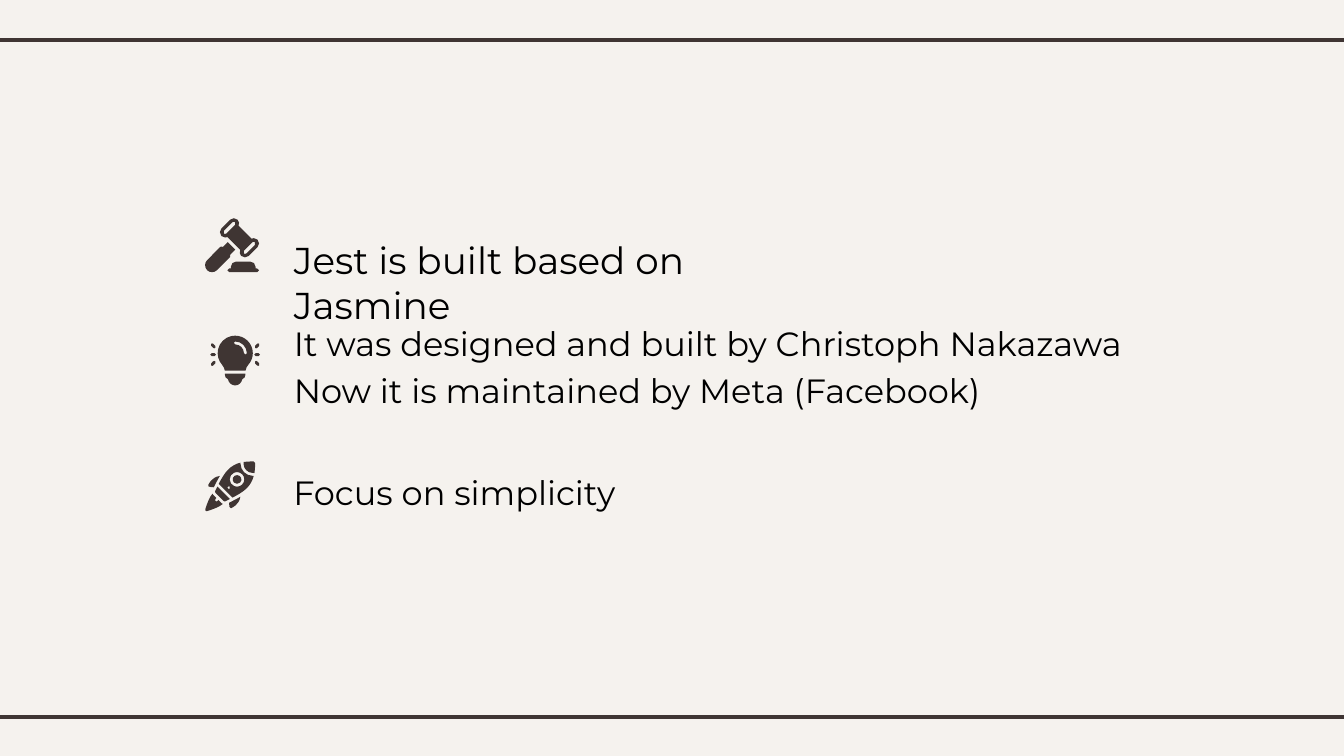
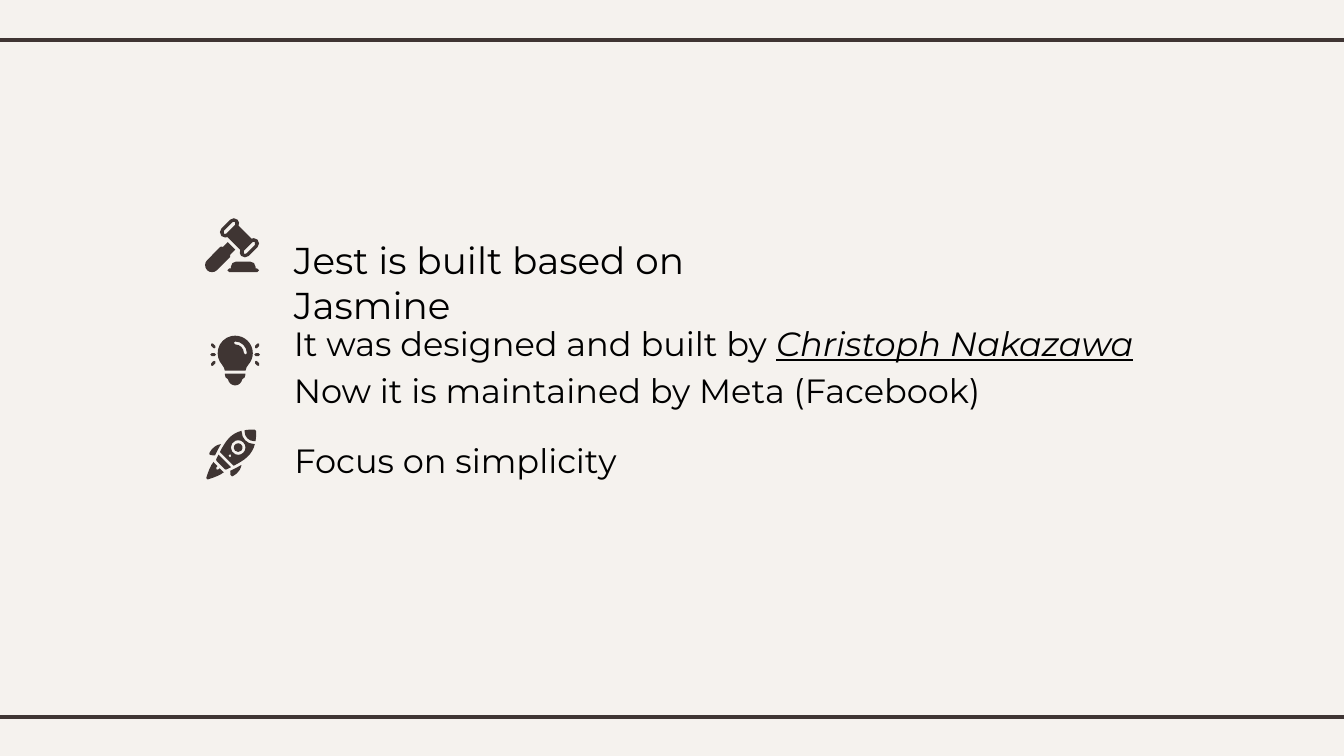
Before and after one commit to xWyvernPx/SWT, a slide deck: slide 4 of SWT.pptx. Drawn at 1344x756 pixels with LibreOffice and Linux fonts; fonts in the diff are those of the drawing. Boxes give left, top, right and bottom in pixels: in the first picture for what was removed or moved away, otherwise in the second. Text is boxed around its words. In the diff, an @@ line names an element or a change of style, - is before the commit and + after.

```diff
--- a/SWT.pptx
+++ b/SWT.pptx
@@ text at bbox=[294, 331, 1133, 363]: italic on, underline on in "Christoph Nakazawa" @@
@@ 7 freeform shapes, 1 text: place and size @@
-7 freeform shapes, 1 text at bbox=[206, 461, 615, 512]
+7 freeform shapes, 1 text at bbox=[206, 430, 616, 480]
@@ freeform shape: place and size @@
-freeform shape at bbox=[215, 487, 230, 501]
+freeform shape at bbox=[216, 454, 231, 469]
```
Also in this commit, not shown: 8 other slides changed, 1 slide added, 10 other files.
